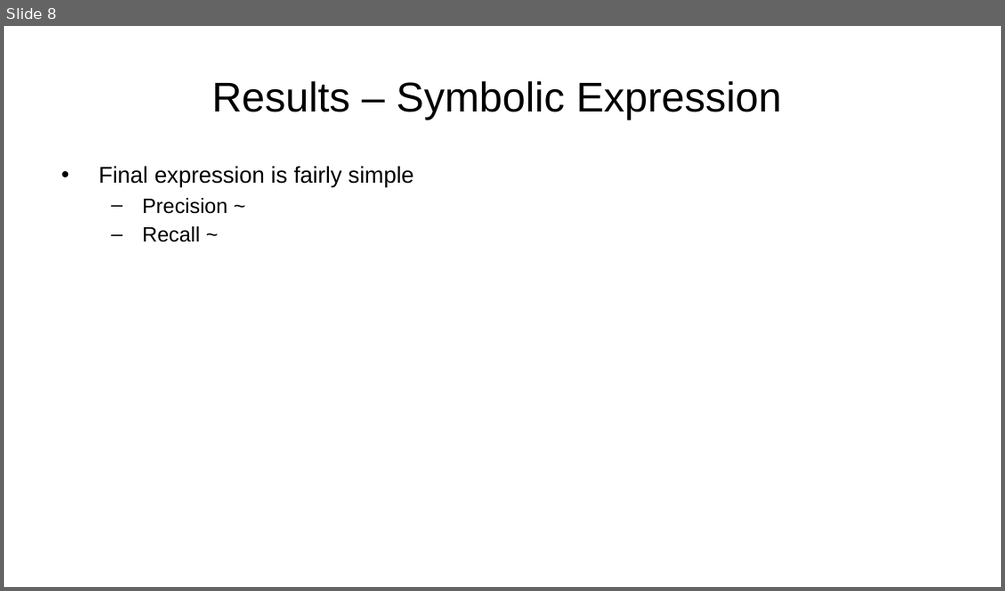
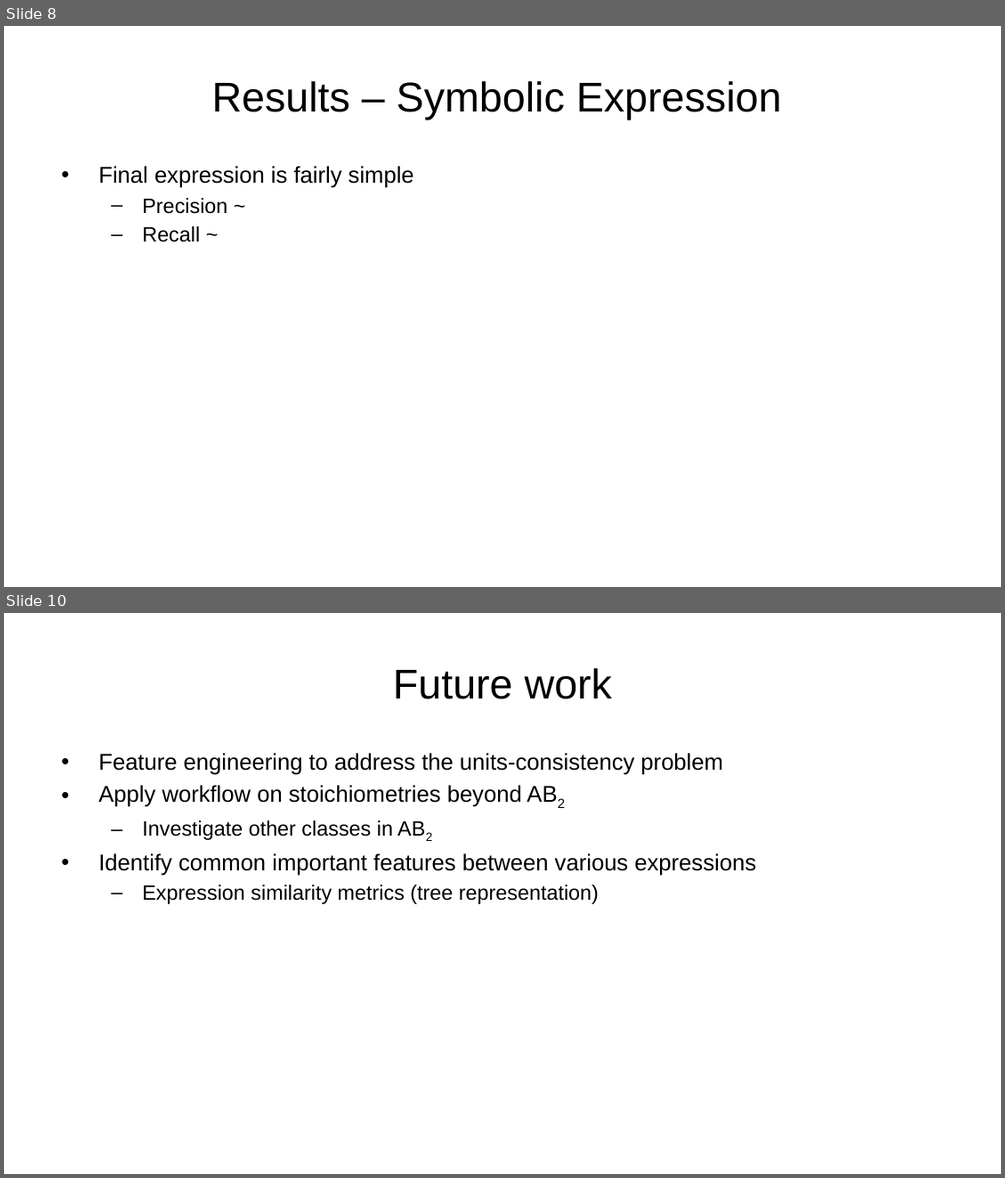
Before and after one commit to AlbertVong/Mat-Hack-2023, a slide deck: powerpoint_slides/final_presentation_av.pptx. Shown one above the other, each under a label of ours: slide 8 before the commit, slides 8 and 10 after it; the slides between them are not shown. The pictures are 1005x591 and 1005x1178 pixels, drawn with LibreOffice and Linux fonts; fonts in the diff are those of the drawing; background and template pictures are left out. Boxes give left, top, right and bottom in pixels: in the first picture for what was removed or moved away, otherwise in the second. Text is boxed around its words. In the diff, an @@ line names an element or a change of style, - is before the commit and + after.

Commit message:
more presentation changes in final_presentation

```diff
--- a/powerpoint_slides/final_presentation_av.pptx
+++ b/powerpoint_slides/final_presentation_av.pptx
@@ slide 10 added at (4, 613, 1001, 1174), background picture (left out) @@
@@ title added at (393, 668, 612, 699), 40 pt, text #000000 @@
+Future work
@@ text added at (98, 753, 756, 904), 22 pt, text #000000 @@
+• Feature engineering to address the units-consistency problem
+• Apply workflow on stoichiometries beyond AB2
+  – Investigate other classes in AB2
+• Identify common important features between various expressions
+  – Expression similarity metrics (tree representation)
```
Also in this commit, not shown: 1 other slide added, 1 slide removed.
